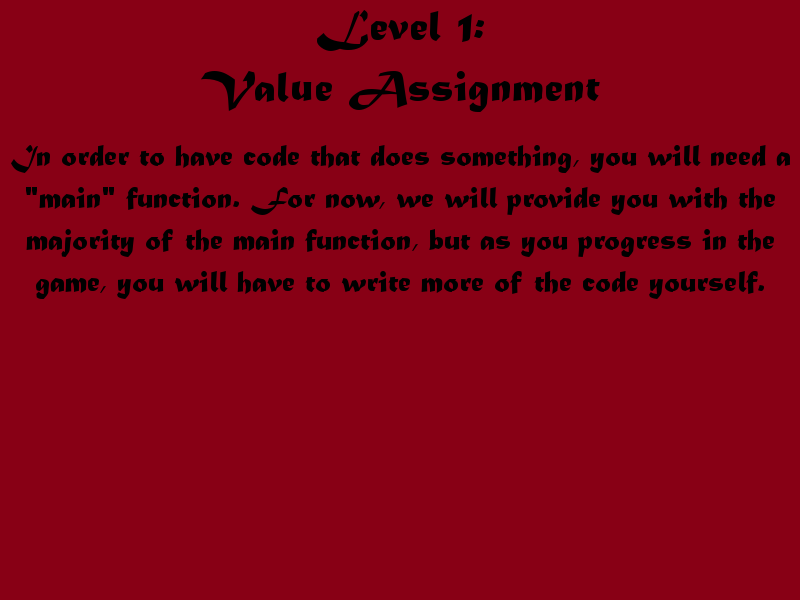
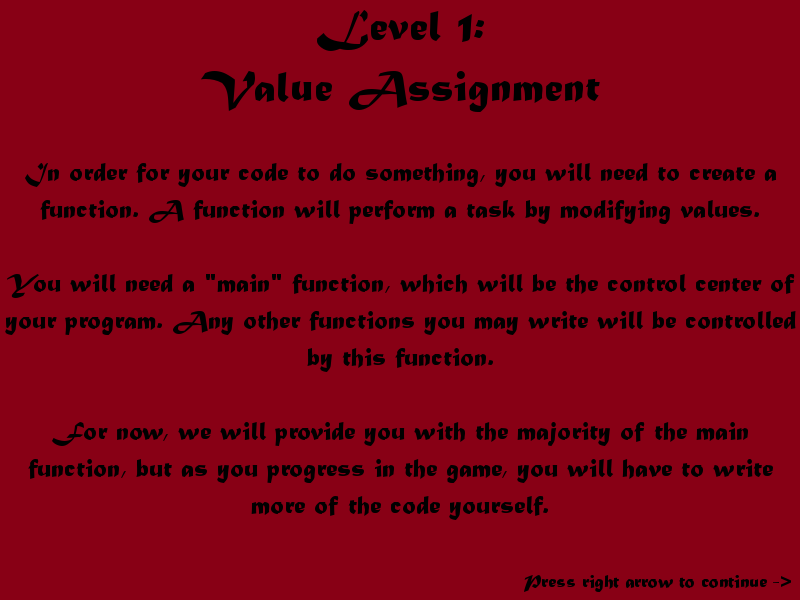
The second 800 × 600 image is a revision of the first. Changes to its layers:
added layer "New Layer" above "In order for your code to do s..." over 524, 575, 791, 592
renamed "In order to have code that doe..." to "In order for your code to do s...", painted on it over 5, 145, 796, 520
